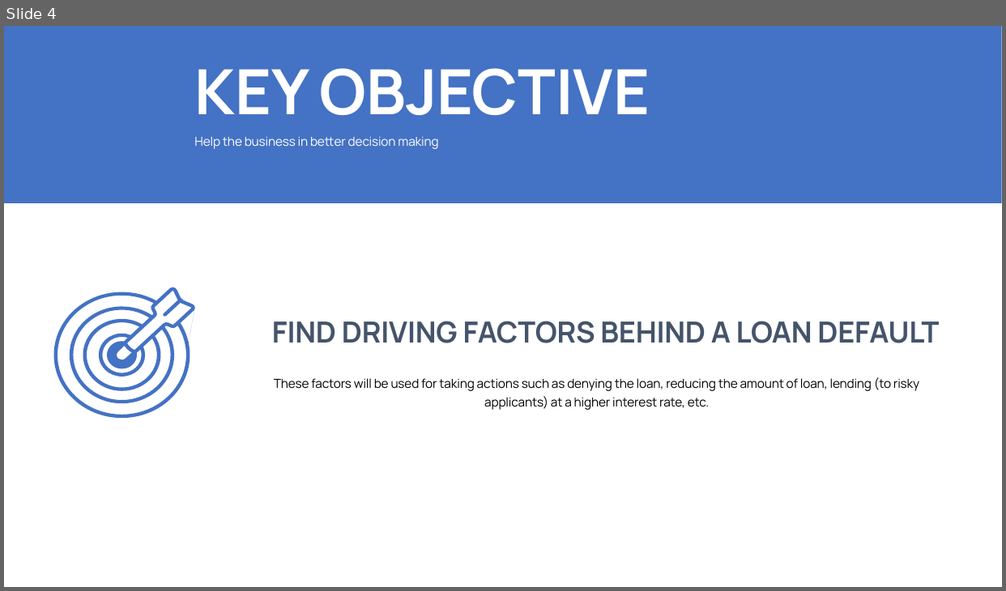
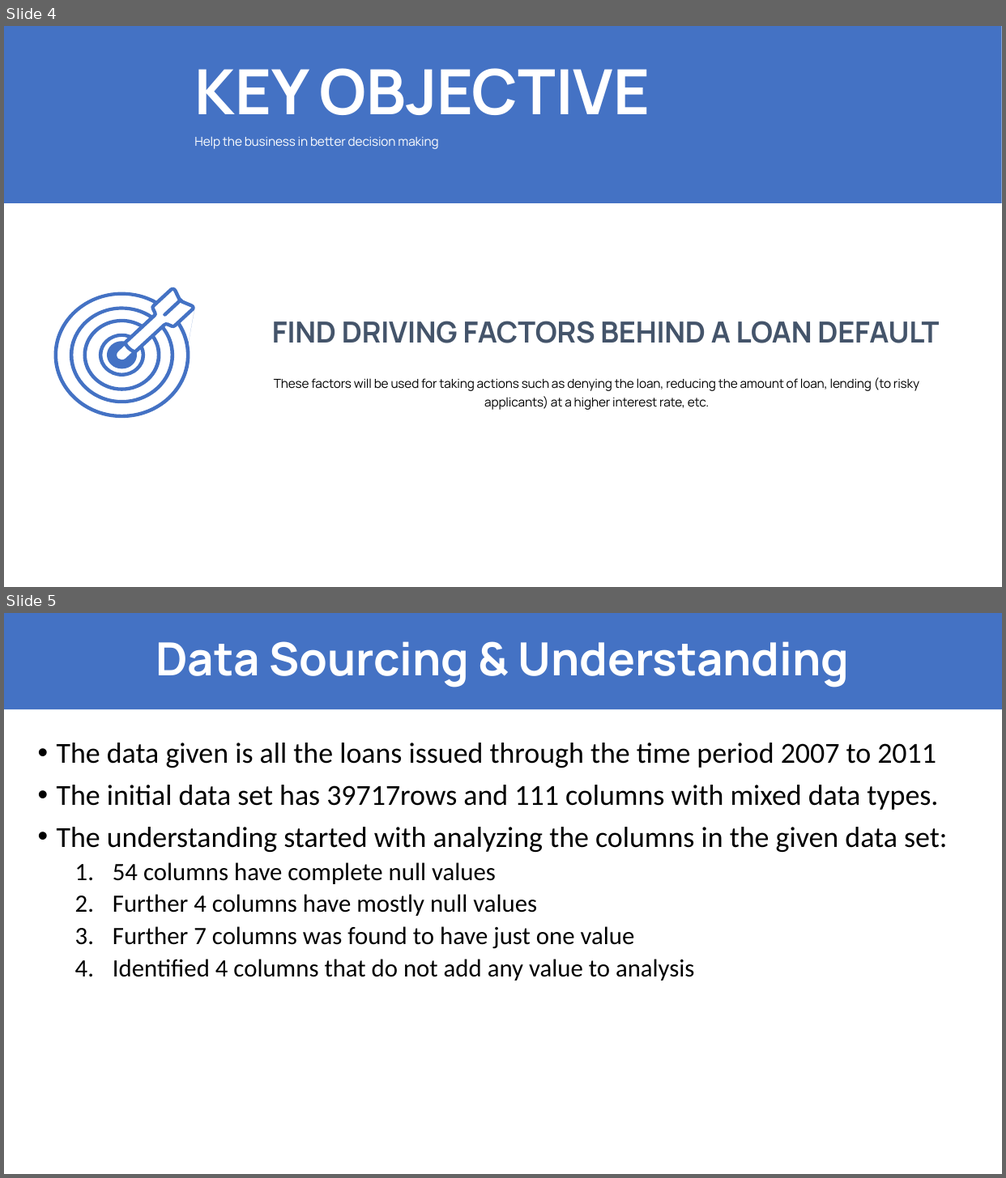
Before and after one commit to akintaliarkin/LendingClubCaseStudy, a slide deck: Aditya_Kintali.pptx. Shown one above the other, each under a label of ours: slide 4 before the commit, slides 4 and 5 after it. The pictures are 1006x591 and 1006x1178 pixels, drawn with LibreOffice and Linux fonts; fonts in the diff are those of the drawing. Boxes give left, top, right and bottom in pixels: in the first picture for what was removed or moved away, otherwise in the second. Text is boxed around its words. In the diff, an @@ line names an element or a change of style, - is before the commit and + after.

```diff
--- a/Aditya_Kintali.pptx
+++ b/Aditya_Kintali.pptx
@@ slide 5 added at (4, 613, 1002, 1174), background #FFFFFF @@
@@ title added at (4, 613, 1002, 709), fill #4472C4, 44 pt, text #FFFFFF, bold @@
+Data Sourcing & Understanding
@@ text added at (57, 743, 947, 981), 28 pt, text #000000 @@
+• The data given is all the loans issued through the time period 2007 to 2011
+• The initial data set has 39717rows and 111 columns with mixed data types.
+• The understanding started with analyzing the columns in the given data set:
+  1. 54 columns have complete null values
+  2. Further 4 columns have mostly null values
+  3. Further 7 columns was found to have just one value
+  4. Identified 4 columns that do not add any value to analysis
```
Also in this commit, not shown: 1 other slide added.
